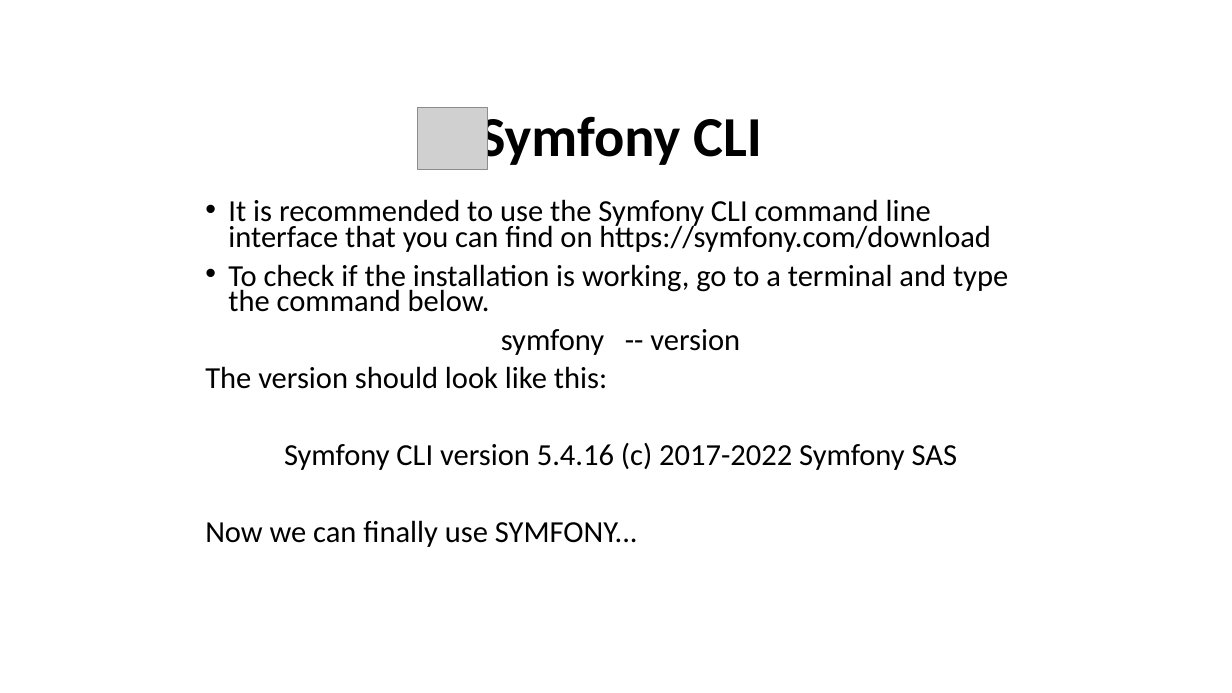
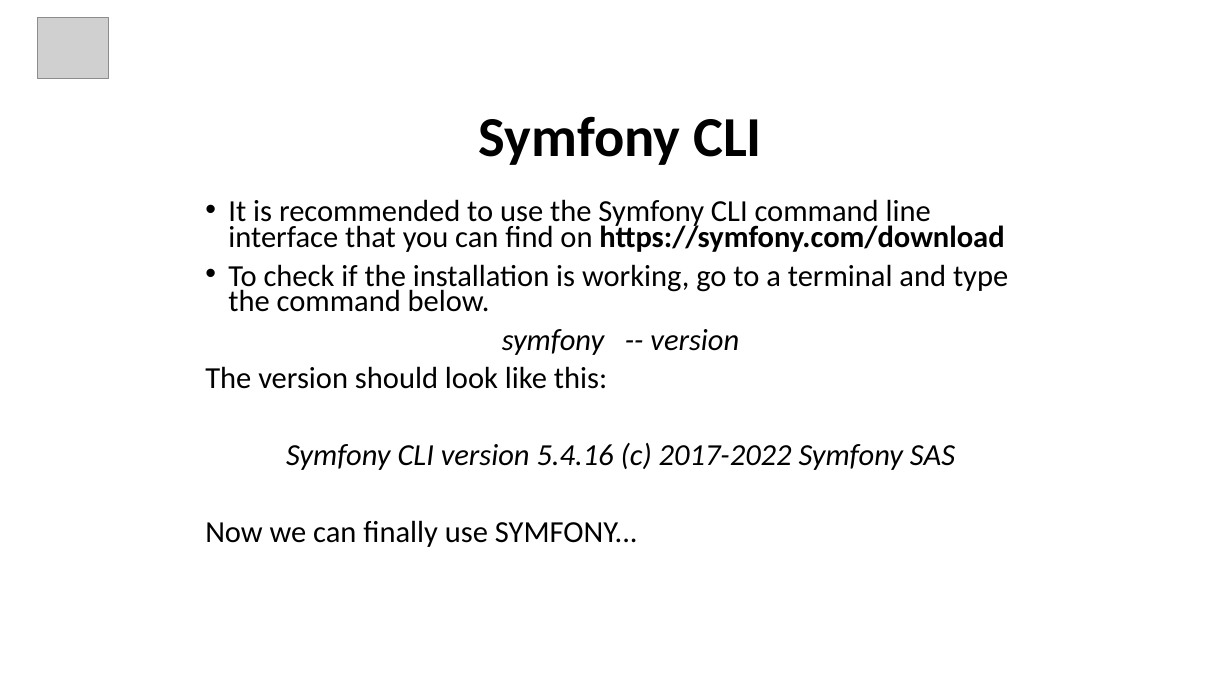
Before and after one commit to Philippe-Da-Costa/PowerPoint, a slide deck: slide 10 of presentation/What the Symfony.pptx. Drawn at 1232x693 pixels with LibreOffice and Linux fonts; fonts in the diff are those of the drawing; grey boxes stand for pictures; background and template pictures are left out. Boxes give left, top, right and bottom in pixels: in the first picture for what was removed or moved away, otherwise in the second. Text is boxed around its words. In the diff, an @@ line names an element or a change of style, - is before the commit and + after.

```diff
--- a/presentation/What the Symfony.pptx
+++ b/presentation/What the Symfony.pptx
@@ picture: place and size @@
-picture at [417,107,487,169]
+picture at [38,18,108,79]
@@ text at [228,199,1004,470]: bold on in "https://symfony.com/download"; italic on in "symfony -- version", "Symfony CLI version 5.4.16 (c) 2017-2022 Symfony ..." @@
```
Also in this commit, not shown: 2 other slides changed, 1 slide added, 1 other file.
